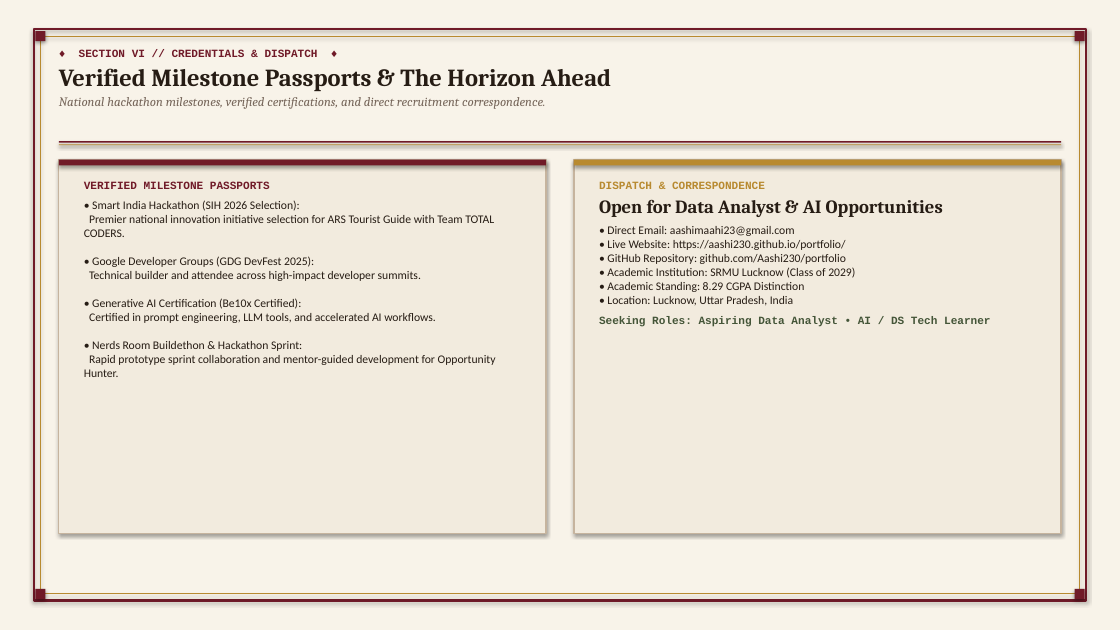
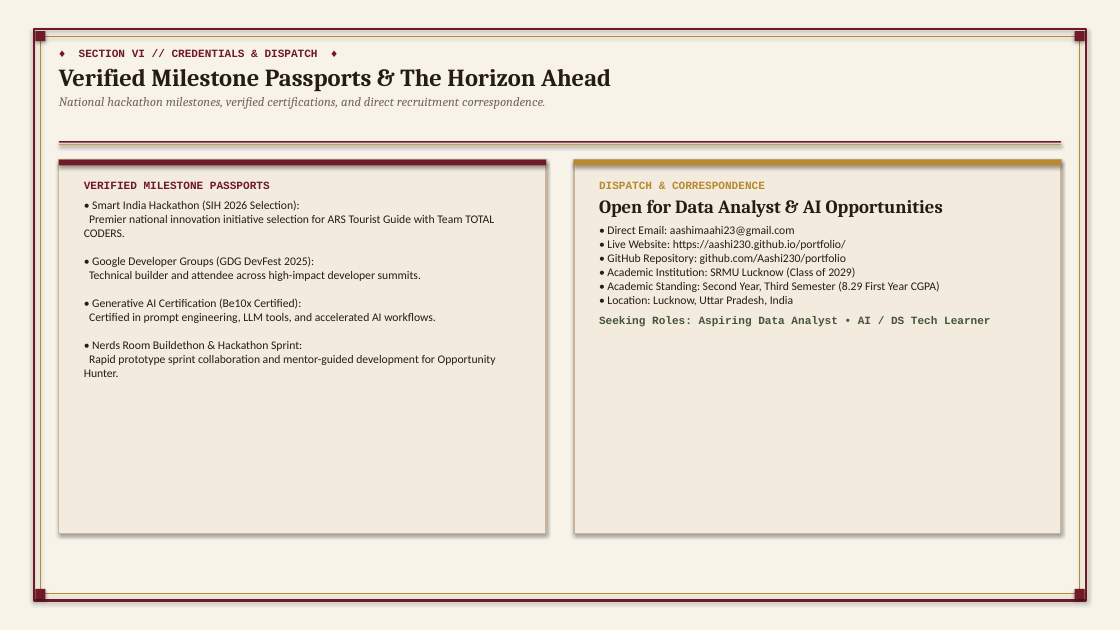
Before and after one commit to Aashi230/portfolio, a slide deck: slide 7 of Aashi_Srivastava_Portfolio_Presentation.pptx. Drawn at 1120x630 pixels with LibreOffice and Linux fonts; fonts in the diff are those of the drawing. Boxes give left, top, right and bottom in pixels: in the first picture for what was removed or moved away, otherwise in the second. Text is boxed around its words. In the diff, an @@ line names an element or a change of style, - is before the commit and + after.

Commit message:
Clarify academic standing as Second Year, Third Semester with First Year CGPA of 8.29

```diff
--- a/Aashi_Srivastava_Portfolio_Presentation.pptx
+++ b/Aashi_Srivastava_Portfolio_Presentation.pptx
@@ text at box(607, 226, 940, 306): text changed @@
-• Direct Email: aashimaahi23@gmail.com
-• Live Website: https://aashi230.github.io/portfolio/
-• GitHub Repository: github.com/Aashi230/portfolio
-• Academic Institution: SRMU Lucknow (Class of 2029)
-• Academic Standing: 8.29 CGPA Distinction
-• Location: Lucknow, Uttar Pradesh, India
+• Direct Email: aashimaahi23@gmail.com
+• Live Website: https://aashi230.github.io/portfolio/
+• GitHub Repository: github.com/Aashi230/portfolio
+• Academic Institution: SRMU Lucknow (Class of 2029)
+• Academic Standing: Second Year, Third Semester (8.29 First Year CGPA)
+• Location: Lucknow, Uttar Pradesh, India
```
Also in this commit, not shown: 2 other slides changed, 3 other files.
